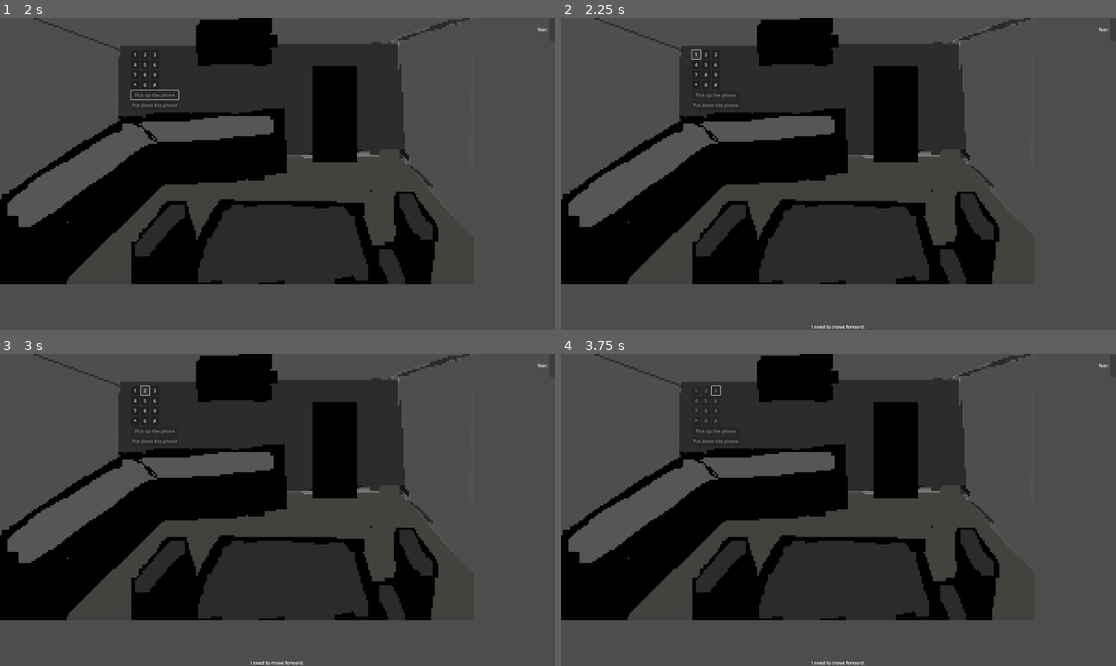
Above: before the commit, frames 1-4 (two rows, left to right).
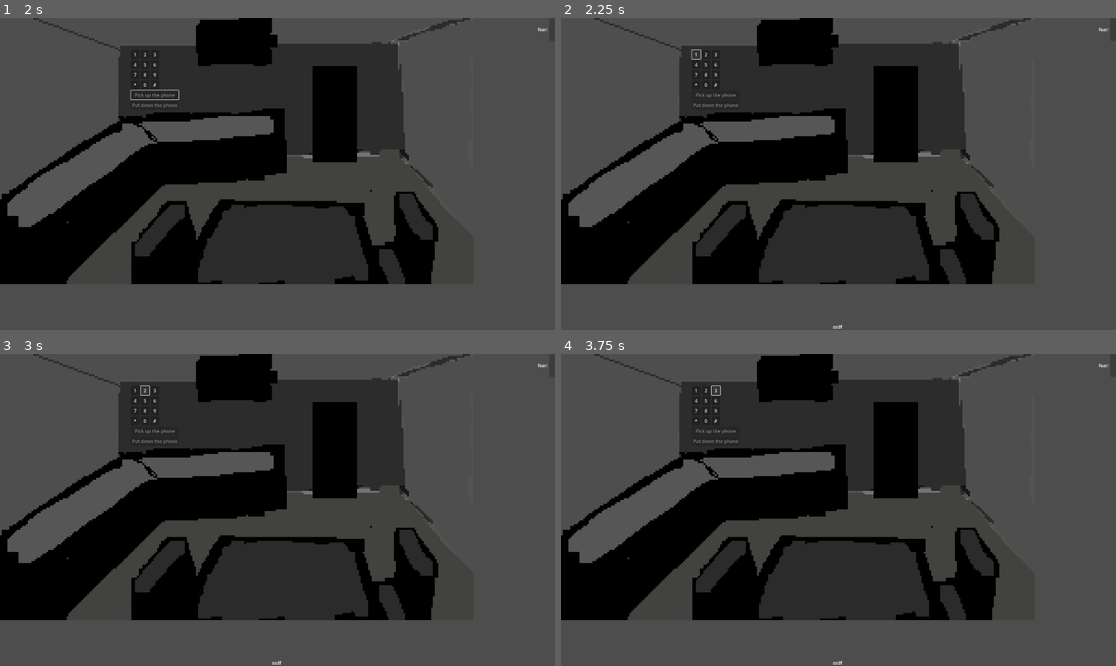
Above: after the commit, the same moments.

Repository: HypotheticalWhale/gamejai-0
Game: Godot game, scene res://Main.tscn
Two runs of this game, one before a commit and one after it. Both use one fixed random seed, a clock stepped at 60 frames per second and the inputs below.
Inputs (mouse positions are in pixels of both pictures, inside the frame that each line leads up to):
- Up to frame 1 (2 s): tap Enter at 0.5 s; move the mouse to (399, 158) at 0.52 s; hold Up (ui_up) 0.53-1.25 s; click (399, 158) at 0.67 s; click "Pick up the phone" at 1.25 s
- Up to frame 2 (2.25 s): click "1" at 2 s
- Up to frame 3 (3 s): click "2" at 2.75 s
- Up to frame 4 (3.75 s): click "3" at 3.5 s

Frame 1 is identical in both runs. In frame 2, less than 0.1% of the frame differs, in the area x 45-55%, y 98-100%; in frame 3, less than 0.1%; in frame 4, less than 0.1%, in the area x 24-55%, y 11-100%.
Error after the commit: Invalid access to property or key 'dialog_data' on a base object of type 'Node (Globals.gd)'. (res://Main.gd:85)

Commit message:
working main

Diff:
--- a/Globals.gd
+++ b/Globals.gd
@@ -31,29 +31,3 @@
 var num_rows = 3
 var picture_global_position = Vector2(480, 240)
 # end unscramble picture variables
-
-# start dialog variables
-var dialog_data = {
-	"BEGINNING": "I need to move forward.",
-	"UPON REACHING BEDROOM": "There’s nowhere to go from here.",
-	"AFTER 30 SECONDS OF BEING IN BEDROOM": "There has to be something I can do…",
-	"AFTER OPENING CLOSET":" A secret door… I wonder how long this has been here. ",
-	"CORRIDOR DIALOGUE (NECESSARY, TO SET SCENE FOR TIER 2)":" Is it really alright to keep moving forward? I don’t know if I have the right. ",
-	"CORRIDOR DIALOGUE (NECESSARY, TO SET SCENE FOR TIER 3)":" There has to be an end to all this. There has to be something I can do to move on.",
-	"CORRIDOR DIALOGUE (UPON ENTERING CORRIDOR FOR SECOND TIME, PICTURE INCOMPLETE– HINT!)":" I can’t seem to remember her face… I wish I could see a picture. ",
-	"CORRIDOR DIALOGUE (UPON ENTERING CORRIDOR FOR SECOND TIME, CALL INCOMPLETE– HINT!)":" I wish I could hear her voice… then I’d know what to do. ",
-	"COMPLETION OF PUZZLE":" That’s what she looked like… we look happy. ",
-	"PHONE DIALOGUE 1": "You’ve reached: GLADWELL HOSPITAL. If you have a grievous injury, press 1. If you have medical queries, press 2. If you’d like to make an appointment, press 3. (That’s not it.) ",
-	"PHONE DIALOGUE 2":" BZZT. BZZT. LOW, GROWLING SOUNDS. ",
-	"PHONE DIALOGUE 3":" BZZT. BZZT. SOBBING, DISTANT. ",
-	"PHONE DIALOGUE 4":" (Man’s voice, angry.) Hello? Who is this? Hello? I know you’re there. I don’t ever want you calling this number again, you understand? ",
-	"PHONE DIALOGUE 5":" Breathing sounds. Phone hangs up. ",
-	"PHONE DIALOGUE 6 (CORRECT) ":" (Woman’s Voice) Hello? Hey, you. It’s good to hear your voice. I’ve got something very important to tell you. (pause) (laughter, clear and bright). Did you think it was really me? (Laughter). Thanks for calling. Leave a message or something. Bye!",
-	"CORRIDOR DIALOGUE (NECESSARY, TO SET SCENE FOR TIER 4)": "I don’t know if I want to, but I’m starting to remember. ",
-	"DIALOGUE 1 (TRIGGERED BY ENTERING CORRIDOR SECOND TIME)": "How many years did we spend here? How many times did we walk through these rooms? I cannot stop moving forward. I am a stone thrown, arrow fired, a promise set in some distant future.",
-	"DIALOGUE 2 (TRIGGERED BY ENTERING CORRIDOR THIRD TIME)":"Is it fair? Is there a world in which I hold her in my arms again, born anew, a slate wiped clean, to meet as if we’d never met, would we play out this same, tragic myth?",
-	"DIALOGUE 3 (TRIGGERED BY ENTERING CORRIDOR FOURTH TIME)": "There is no justice, not for something like me. There is no world in which I am allowed to hold. Unborn, filth, to never meet because we had to meet. I know how it ends. I know how it all ends.",
-	"UPON ENTERING BEDROOM FOR THE LAST TIME, CORRIDOR LOCKED": "There’s nothing left. There’s nowhere left to go. I know how it ends. I know how it all ends.",
-	"FINAL DIALOGUE (UPON TURNING BACK)": "I’m sorry. I’m sorry. I’m sorry. I’m sorry. I’m sorry. I’m sorry."
-}
-# end dialog variables
--- a/Main.gd
+++ b/Main.gd
@@ -58,6 +58,22 @@
 
 func _on_fear_timer_timeout() -> void:
 	Globals.fear += 1
+	if Globals.fear >= 25:
+		if not %Fear25.playing:
+			%Fear25.play()
+	if Globals.fear >= 50:
+		if %Fear25.playing:
+			%Fear25.stop()
+		if not %Fear50.playing:
+			%Fear50.play()
+	if Globals.fear >= 75:
+		if %Fear25.playing:
+			%Fear25.stop()
+		if %Fear50.playing:
+			%Fear50.stop()
+		if not %Fear75.playing:
+			%Fear75.play()
+
 
 func _ready() -> void:
 	var scene_to_load = Globals.location_map[current_position].scene
--- a/Main.tscn
+++ b/Main.tscn
@@ -1,11 +1,14 @@
-[gd_scene load_steps=7 format=3 uid="uid://qgyoam5npi51"]
+[gd_scene load_steps=10 format=3 uid="uid://qgyoam5npi51"]
 
 [ext_resource type="Script" uid="uid://chb747dwkr3cn" path="res://Main.gd" id="1_uu6xs"]
+[ext_resource type="AudioStream" uid="uid://b7ygo2ysq20vy" path="res://Sounds/Fear25.wav" id="2_03owx"]
+[ext_resource type="AudioStream" uid="uid://kei2jqs3n4o8" path="res://Sounds/Fear75.wav" id="2_lgr22"]
 [ext_resource type="AudioStream" uid="uid://bu71281dkme74" path="res://Sounds/bgm.mp3" id="2_uu6xs"]
 [ext_resource type="AudioStream" uid="uid://bevbr5ugfast6" path="res://Sounds/FootstepsSFX.wav" id="3_r0du0"]
+[ext_resource type="AudioStream" uid="uid://c6j31emgmryeh" path="res://Sounds/Fear50.wav" id="3_wkp8b"]
 [ext_resource type="AudioStream" uid="uid://drx15gykj233w" path="res://Sounds/Phone.wav" id="4_cm0pq"]
 [ext_resource type="AudioStream" uid="uid://k7pih01iuyf1" path="res://Sounds/You ve reached GLADW.mp3" id="5_3dxm6"]
-[ext_resource type="AudioStream" uid="uid://cysvbiyq0g4ie" path="res://Sounds/Phone Dial Tone.mp3" id="5_fos0i"]
+[ext_resource type="AudioStream" uid="uid://de57hv5bsy5sc" path="res://Sounds/phone-dial-tone_ZGgw2zFY.mp3" id="6_3dxm6"]
 
 [node name="Main" type="Node2D"]
 script = ExtResource("1_uu6xs")
@@ -38,6 +41,18 @@
 fill_mode = 3
 show_percentage = false
 
+[node name="Fear25" type="AudioStreamPlayer2D" parent="CanvasLayer/VBoxContainer/FearContainer"]
+unique_name_in_owner = true
+stream = ExtResource("2_03owx")
+
+[node name="Fear50" type="AudioStreamPlayer2D" parent="CanvasLayer/VBoxContainer/FearContainer"]
+unique_name_in_owner = true
+stream = ExtResource("3_wkp8b")
+
+[node name="Fear75" type="AudioStreamPlayer2D" parent="CanvasLayer/VBoxContainer/FearContainer"]
+unique_name_in_owner = true
+stream = ExtResource("2_lgr22")
+
 [node name="Dialog" type="Label" parent="CanvasLayer"]
 unique_name_in_owner = true
 visible = false
@@ -51,6 +66,7 @@
 offset_right = 20.0
 grow_horizontal = 2
 grow_vertical = 0
+text = "asdf"
 
 [node name="FearTimer" type="Timer" parent="."]
 unique_name_in_owner = true
@@ -62,6 +78,7 @@
 one_shot = true
 
 [node name="BGM" type="AudioStreamPlayer2D" parent="."]
+process_mode = 3
 stream = ExtResource("2_uu6xs")
 volume_db = -10.4
 autoplay = true
@@ -69,17 +86,21 @@
 
 [node name="FootSteps" type="AudioStreamPlayer2D" parent="."]
 unique_name_in_owner = true
+process_mode = 3
 stream = ExtResource("3_r0du0")
 volume_db = 11.39
 
 [node name="Phone" type="AudioStreamPlayer2D" parent="."]
+process_mode = 3
 stream = ExtResource("4_cm0pq")
 volume_db = 10.0
 
 [node name="WrongNumber" type="AudioStreamPlayer2D" parent="."]
+process_mode = 3
 stream = ExtResource("5_3dxm6")
 
 [node name="DialTone" type="AudioStreamPlayer2D" parent="."]
-stream = ExtResource("5_fos0i")
+process_mode = 3
+stream = ExtResource("6_3dxm6")
 
 [connection signal="timeout" from="FearTimer" to="." method="_on_fear_timer_timeout"]
--- a/Scenes/Kitchen.gd
+++ b/Scenes/Kitchen.gd
@@ -8,7 +8,8 @@
 var current_set_index := 0
 var input_cooldown := 1  # seconds to wait between sets
 var correct_answer = [["9","7","2"],["1","2","3"],["6","8","9"]]
-
+@onready var wrong_number = get_parent().get_node("WrongNumber")
+@onready var dial_tone = get_parent().get_node("DialTone")
 @onready var possible_buttons = [
 	%Button0, %Button1, %Button2,
 	%Button3, %Button4, %Button5,
@@ -18,9 +19,11 @@
 
 
 func _on_button_pressed(button_name: String) -> void:
+
 	if current_set_index >= TOTAL_SETS:
 		return  # Stop accepting input
-
+	%PhoneButtonPress.play()
+	await %PhoneButtonPress.finished
 	current_input_set.append(button_name)
 	if current_input_set.size() == INPUTS_PER_SET:
 		input_sets.append(current_input_set.duplicate())
@@ -39,6 +42,15 @@
 				get_parent().stage -= 1
 			else:
 				print("wrong answer")
+				get_tree().paused = true
+				dial_tone.play()
+				await dial_tone.finished
+				wrong_number.play()
+				await wrong_number.finished
+				dial_tone.play()
+				await dial_tone.finished
+				get_tree().paused = false
+
 			%Put.set_deferred("disabled", false)
 
 			# Optionally disable permanently or do something else
--- a/Scenes/Kitchen.tscn
+++ b/Scenes/Kitchen.tscn
@@ -1,8 +1,9 @@
-[gd_scene load_steps=4 format=3 uid="uid://be7o6ifqab0i6"]
+[gd_scene load_steps=5 format=3 uid="uid://be7o6ifqab0i6"]
 
 [ext_resource type="PackedScene" uid="uid://bb8uui4bjtad0" path="res://Scenes/BaseScreen.tscn" id="1_q5vih"]
 [ext_resource type="Script" uid="uid://d0pt3512k3tgc" path="res://Scenes/Kitchen.gd" id="2_pbq7o"]
 [ext_resource type="Texture2D" uid="uid://c1i7rvcvdimw4" path="res://Assets/Kitchen.png" id="3_t2sl4"]
+[ext_resource type="AudioStream" uid="uid://c86f20u86m3ru" path="res://Sounds/phonebuttonpress_BhvmqLvp.wav" id="4_pbq7o"]
 
 [node name="Screen" instance=ExtResource("1_q5vih")]
 script = ExtResource("2_pbq7o")
@@ -114,6 +115,10 @@
 disabled = true
 text = "Put down the phone"
 
+[node name="PhoneButtonPress" type="AudioStreamPlayer2D" parent="." index="2"]
+unique_name_in_owner = true
+stream = ExtResource("4_pbq7o")
+
 [connection signal="pressed" from="ButtonContainer/VBoxContainer/Button1" to="." method="_on_button_1_pressed"]
 [connection signal="pressed" from="ButtonContainer/VBoxContainer/Button2" to="." method="_on_button_2_pressed"]
 [connection signal="pressed" from="ButtonContainer/VBoxContainer/Button3" to="." method="_on_button_3_pressed"]
Not shown: 1 places in Scenes/Bedroom.tscn that only renumber resources
Not shown, added: Sounds/Fear25.wav.import
Not shown, added: Sounds/Fear50.wav.import
Not shown, added: Sounds/Fear75.wav.import
Not shown, added: Sounds/PhoneButtonPress .wav.import
Not shown, added: Sounds/phone-dial-tone_ZGgw2zFY.mp3.import
Not shown, added: Sounds/phonebuttonpress_BhvmqLvp.wav.import
Not shown, added: Sounds/Fear25.wav
Not shown, added: Sounds/Fear50.wav
Not shown, added: Sounds/Fear75.wav
Not shown, added: Sounds/PhoneButtonPress .wav
Not shown, added: Sounds/phone-dial-tone_ZGgw2zFY.mp3
(and 1 more such lines)
